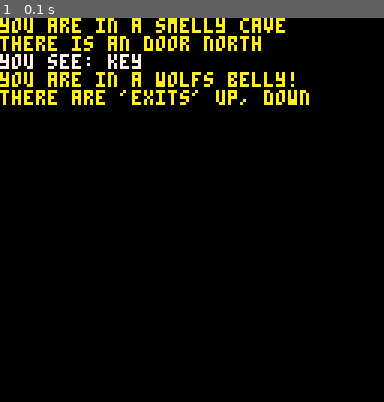
Above: before the commit, frame 1.
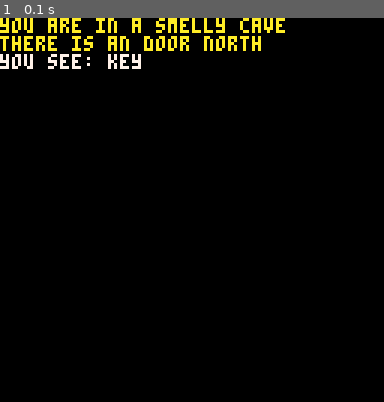
Above: after the commit, the same moment.

Repository: douglett/pico8
Game: PICO-8 cartridge adventure.p8
Two runs of this game, one before a commit and one after it. Both use one fixed random seed, a clock stepped at 60 frames per second and the inputs below.
Inputs:
- Up to frame 1 (0.1 s): no input

The runs differ from the first frame. In frame 1, 2.4% of the frame differs, in the area x 0-81%, y 14-23%.

Commit message:
finished the adventure, kind of

Diff:
--- a/adventure.p8
+++ b/adventure.p8
@@ -2,18 +2,14 @@
 version 42
 __lua__
 --todo
--- 10 rooms
- -- 4 more
--- end goal. avalon?
--- excalibur?
--- skull with lines on
--- generic but wierd places
+-- fix stupid riddle
+-- grandma puzzle rework
 
 --main pico-8 functions
 function _init()
 	keyb:init()
  game:go("cave")
- game:go("belly")
+ -- game:go("meadow")
 end
 
 function _update()
@@ -276,35 +272,7 @@
    say("a troll is blocking it.",
     "you want me to fight? no way!")
   elseif cmd=="north" do
-   game:go("crossroads")
-  else
-   return false
-  end
- end
-})
-
--- crossroads
-game.crossroads=room:new({
- desc={"you are at a crossroads",
-  "there are exits everywhere!"},
- solution={"east","south","east","north"},
- flags={pos=1},
-
- action=function(self,cmd)
-  if cmd=="north" or cmd=="south" or cmd=="east" or cmd=="west" do
-   local hint=""
-   local ok=self.solution[self.flags.pos]==cmd
-   if ok and self.flags.pos==#self.solution do
-    self.flags.pos=1
-    game:go("forestpath")
-    return nil
-   elseif ok do
-    hint="warmer"
-    self.flags.pos=self.flags.pos+1
-   else
-    self.flags.pos=1
-   end
-   say("you go "..cmd.."... "..hint)
+   game:go("forestpath")
   else
    return false
   end
@@ -323,7 +291,7 @@
   elseif cmd=="north" do
    game:go("logcabin")
   elseif cmd=="south" do
-   game:go("crossroads")
+   game:go("river")
   elseif cmd=="kiss" and contains(self.items,"witch") do
    say("you turn into a handsome pr...",
     "well a human. the witch melts!")
@@ -391,6 +359,57 @@
    self.flags.sure=2
   elseif cmd=="down" and self.flags.sure==2 do
    say("ok fine. you 'exit' the wolf.")
+   game:go("crossroads")
+  else
+   return false
+  end
+ end
+})
+
+--crossroads
+game.crossroads=room:new({
+ desc={"you are at a crossroads",
+  "there are exits everywhere!"},
+ solution={"east","south","east","north"},
+ flags={pos=1},
+
+ action=function(self,cmd)
+  if cmd=="north" or cmd=="south" or cmd=="east" or cmd=="west" do
+   local hint=""
+   local ok=self.solution[self.flags.pos]==cmd
+   if ok and self.flags.pos==#self.solution do
+    self.flags.pos=1
+    game:go("meadow")
+    return nil
+   elseif ok do
+    hint="warmer"
+    self.flags.pos=self.flags.pos+1
+   else
+    self.flags.pos=1
+   end
+   say("you go "..cmd.."... "..hint)
+  else
+   return false
+  end
+ end
+})
+
+--meadow
+game.meadow=room:new({
+ desc={"you are at a lovely meadow",
+  "there is an exit south."},
+ items={"excalibur"},
+
+ action=function(self,cmd,tar)
+  if cmd=="south" do
+   game:go("crossroads")
+  elseif cmd=="get" and tar=="excalibur" do
+   game:addinv("excalibur")
+   del(self.items,"excalibur")
+   say("you get excalibur!",
+    "",
+    "well done brave adventurer!",
+    "you have won!")
   else
    return false
   end
